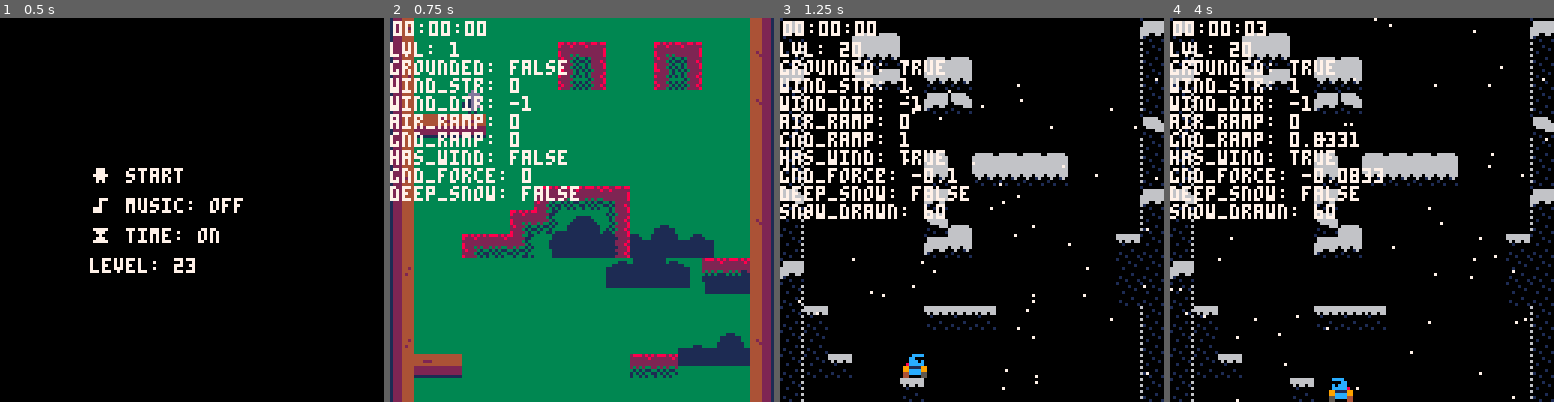
Above: before the commit, frames 1-4 (left to right).
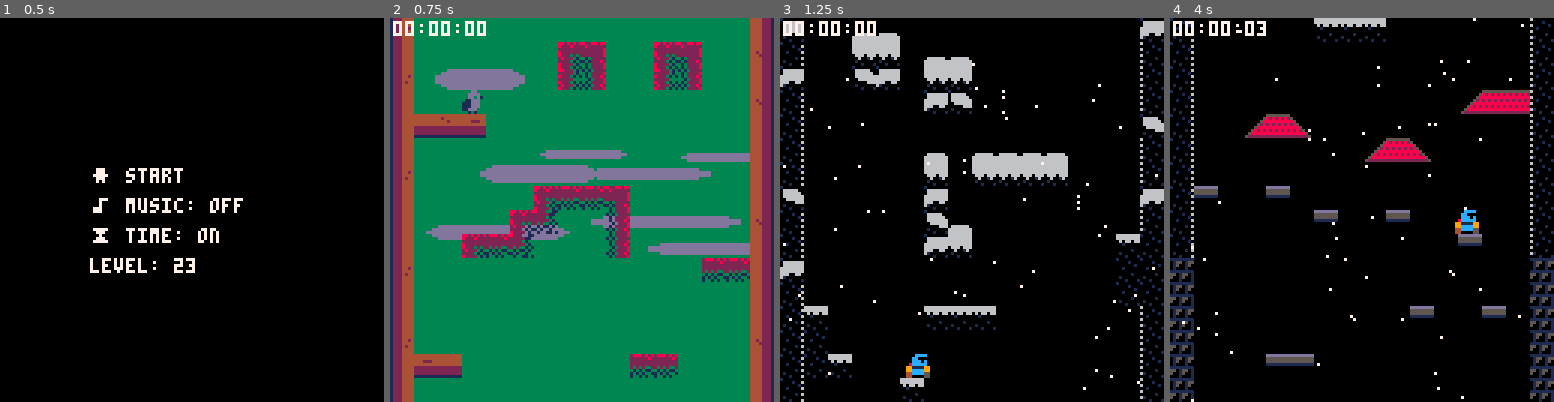
Above: after the commit, the same moments.

Repository: xdinterface/jump-king-demake
Game: PICO-8 cartridge jkd.p8
The game is run twice, just before and just after one commit, with the same random seed, the same clock (stepped at 60 frames per second) and the same inputs.
Inputs:
- Up to frame 1 (0.5 s): tap X (X key) at 0.33 s
- Up to frame 2 (0.75 s): tap O (Z key) at 0.7 s
- Up to frame 3 (1.25 s): tap X (X key) at 1.07 s
- Up to frame 4 (4 s): hold Right 1.6-2.1 s; tap O (Z key) every 0.4 s from 1.7 to 3.7 s; tap X (X key) at 1.85, 2.97 s; hold Up 2.15-2.42 s; hold Right 2.47-3.03 s; hold Left 3.08-3.58 s; hold Down 3.63-3.97 s

Frame 1 is identical in both runs. In frame 2, 17% of the frame differs, in the area x 0-94%, y 6-91%; in frame 3, 6.9%; in frame 4, 22%, in the area x 0-100%, y 0-100%.

Commit message:
Update collision and weather

Diff:
--- a/game/draw.lua
+++ b/game/draw.lua
@@ -18,7 +18,7 @@
 	--draw_rain()
 
 	--debug system--
-	if debug == true then
+	if debug == true and debug_master == true then
 		local debug_info = {}
 		local y_offset = 8
 
--- a/game/player/collision.lua
+++ b/game/player/collision.lua
@@ -1,8 +1,9 @@
 function collide_map(obj, aim, flag)
-	local x = obj.x
-	local y = obj.y
-	local w = obj.w
-	local h = obj.h
+	--use hitbox properties if available, otherwise fall back to sprite dimensions
+	local x = obj.x + (obj.hb_x_off or 0)
+	local y = obj.y + (obj.hb_y_off or 0)
+	local w = obj.hb_w or obj.w
+	local h = obj.hb_h or obj.h
 
 	local x1 = 0
 	local x2 = 0
@@ -12,12 +13,12 @@
 	if aim == "left" then
 		x1 = x - 1
 		x2 = x - 1
-		y1 = y + 2
+		y1 = y + 1  --small offset to avoid ceiling collision
 		y2 = y + h - 1
 	elseif aim == "right" then
 		x1 = x + w
 		x2 = x + w
-		y1 = y + 2
+		y1 = y + 1  --small offset to avoid ceiling collision
 		y2 = y + h - 1
 	elseif aim == "up" then
 		x1 = x + 1
@@ -65,10 +66,10 @@
 
 function in_deep_snow(obj)
 	--check if any part of player hitbox intersects with bottom 2px of flag 5 tiles
-	local x = obj.x
-	local y = obj.y
-	local w = obj.w
-	local h = obj.h
+	local x = obj.x + (obj.hb_x_off or 0)
+	local y = obj.y + (obj.hb_y_off or 0)
+	local w = obj.hb_w or obj.w
+	local h = obj.hb_h or obj.h
 
 	--get all tiles that player hitbox could overlap
 	local tile_x1 = flr(x / 8)
--- a/game/weather/draw.lua
+++ b/game/weather/draw.lua
@@ -23,23 +23,32 @@
     foreach(clouds, function(c)
         c.x += c.spd
 
-        --draw cloud with multiple overlapping circles for more natural shape
+        --draw solid clouds with variable height and smooth sub-pixel movement
         local cloud_x = c.x + cam_x
         local cloud_y = c.y + cam_y
         local cloud_w = c.w
-        local cloud_h = 8 + (1 - c.w/64) * 8
+        local cloud_h = flr(6 * c.h_mult)  --variable height based on multiplier
 
-        --main cloud body (base rectangle)
-        rectfill(cloud_x + cloud_w * 0.2, cloud_y + cloud_h * 0.4, cloud_x + cloud_w * 0.8, cloud_y + cloud_h, 1)
+        --adjust width slightly based on height for natural proportions
+        local w_adjust = (c.h_mult > 1.2) and -4 or 0  --taller clouds are slightly slimmer
+        local adj_w = cloud_w + w_adjust
 
-        --cloud puffs (overlapping circles using circfill)
-        circfill(cloud_x + cloud_w * 0.3, cloud_y + cloud_h * 0.6, cloud_h * 0.4, 1)
-        circfill(cloud_x + cloud_w * 0.5, cloud_y + cloud_h * 0.3, cloud_h * 0.5, 1)
-        circfill(cloud_x + cloud_w * 0.7, cloud_y + cloud_h * 0.6, cloud_h * 0.4, 1)
+        --main cloud body (rectangle with rounded ends)
+        rectfill(cloud_x + 4, cloud_y + 2, cloud_x + adj_w - 4, cloud_y + cloud_h - 2, 13)
+
+        --add some irregular edges for natural shape (scaled with height)
+        if cloud_h > 4 then
+            rectfill(cloud_x + 2, cloud_y + 3, cloud_x + adj_w - 2, cloud_y + cloud_h - 3, 13)
+        end
+        if cloud_h > 3 then
+            rectfill(cloud_x + 6, cloud_y + 1, cloud_x + adj_w - 6, cloud_y + cloud_h - 1, 13)
+        end
 
         if c.x > game_config.screen_size then
             c.x = -c.w
-            c.y = rnd(game_config.screen_size - 16)
+            --maintain cloud grouping by staying in same layer
+            local cloud_layers = {20, 45, 70}
+            c.y = cloud_layers[c.layer] + rnd(12) - 6  --stay in same layer ± 6px variation
         end
     end)
 end
--- a/game/weather/update.lua
+++ b/game/weather/update.lua
@@ -1,4 +1,28 @@
 function update_snow_wind()
+    --check if level changed and reset timer
+    if current_lvl != last_lvl then
+        last_lvl = current_lvl
+        level_entry_time = 0
+
+        --reset wind when leaving wind levels
+        local leaving_wind_level = true
+        for i=1,#snow_wind_levels do
+            if snow_wind_levels[i] == current_lvl then
+                leaving_wind_level = false
+                break
+            end
+        end
+
+        if leaving_wind_level then
+            wind_strength = 0
+            wind_timer = 0
+            wind_phase = 0
+        end
+    end
+
+    --update level entry timer
+    level_entry_time = level_entry_time + 1/game_config.fps
+
     --check if current level has snow (with or without wind)
     local has_snow_only = false
     local has_snow_wind = false
@@ -21,7 +45,16 @@
 
     --update wind cycle (only for snow+wind levels)
     if has_snow_wind then
-        wind_timer = wind_timer + 1/game_config.fps
+        --add 2 second delay for first wind level (level 20)
+        local wind_delay = (current_lvl == 20) and 2.0 or 0.0
+
+        --only start wind cycle after delay
+        if level_entry_time >= wind_delay then
+            wind_timer = wind_timer + 1/game_config.fps
+        else
+            --during delay, keep wind at zero for player but let snow fall normally
+            wind_strength = 0
+        end
 
         --wind phases: 0=ramp up left, 1=blow left, 2=ramp down left, 3=ramp up right, 4=blow right, 5=ramp down right
         if wind_phase == 0 then --ramp up left
@@ -74,7 +107,9 @@
         flake.y = flake.y + flake.spd
 
         --wind effect (horizontal movement same speed as falling)
-        if has_snow_wind then
+        --only apply wind if we're past the delay period (if any)
+        local wind_delay = (current_lvl == 20) and 2.0 or 0.0
+        if has_snow_wind and level_entry_time >= wind_delay then
             flake.x = flake.x + wind_direction * wind_strength * flake.spd * weather_config.snow.wind_factor
         end
 
--- a/init.lua
+++ b/init.lua
@@ -5,6 +5,7 @@
     _draw=draw_title
 
     --496,50 start
+    debug_master = false  --master toggle for all debug info (except time)
     debug = true
     debug_coords = false
     debug_level = true
@@ -32,16 +33,16 @@
         },
         wind = {
             max_speed = 1.5,
-            player_force = 0.1,
+            player_force = 0.08,  --reduced from 0.1 to 0.08
             ground_force = 0.1,
             ground_max_speed = 2.0,
             ramp_time = 0.2,
             blow_time = 5
         },
         clouds = {
-            count = 5,
-            speed_min = 0.2,
-            speed_max = 0.5,
+            count = 8,        --more clouds
+            speed_min = 0.06,
+            speed_max = 0.2,
             size_min = 32,
             size_max = 64
         },
@@ -61,6 +62,11 @@
         y=496,
         w=8,
         h=8,
+        --hitbox properties (narrower than sprite)
+        hb_x_off=1,  --1 pixel offset from left
+        hb_y_off=0,  --no vertical offset
+        hb_w=6,      --6 pixels wide (1 pixel less on each side)
+        hb_h=8,      --full height
         flp=false,
         dx=0,
         dy=0,
@@ -95,12 +101,17 @@
     }
 
     clouds = {}
+    --cloud grouping layers
+    local cloud_layers = {20, 45, 70}  --3 height bands for natural grouping
     for i=0,weather_config.clouds.count do
+        local layer = flr(rnd(3)) + 1  --choose random layer (1-3)
         clouds[i]={
             x=rnd(game_config.screen_size),
-            y=rnd(game_config.screen_size),
+            y=cloud_layers[layer] + rnd(12) - 6,  --layer position ± 6px variation
+            layer=layer,  --remember which layer for wrapping
             spd=weather_config.clouds.speed_min+rnd(weather_config.clouds.speed_max-weather_config.clouds.speed_min),
-            w=weather_config.clouds.size_min+rnd(weather_config.clouds.size_max-weather_config.clouds.size_min)
+            w=weather_config.clouds.size_min+rnd(weather_config.clouds.size_max-weather_config.clouds.size_min),
+            h_mult=0.7 + rnd(0.8)  --height multiplier: 0.7 to 1.5 (some taller, some shorter)
         }
     end
 
@@ -138,6 +149,8 @@
 
     --current level tracking
     current_lvl = 1
+    last_lvl = 1  --track previous level to detect level changes
+    level_entry_time = 0  --time since entering current level
 
     --weather--
     rain ={}
